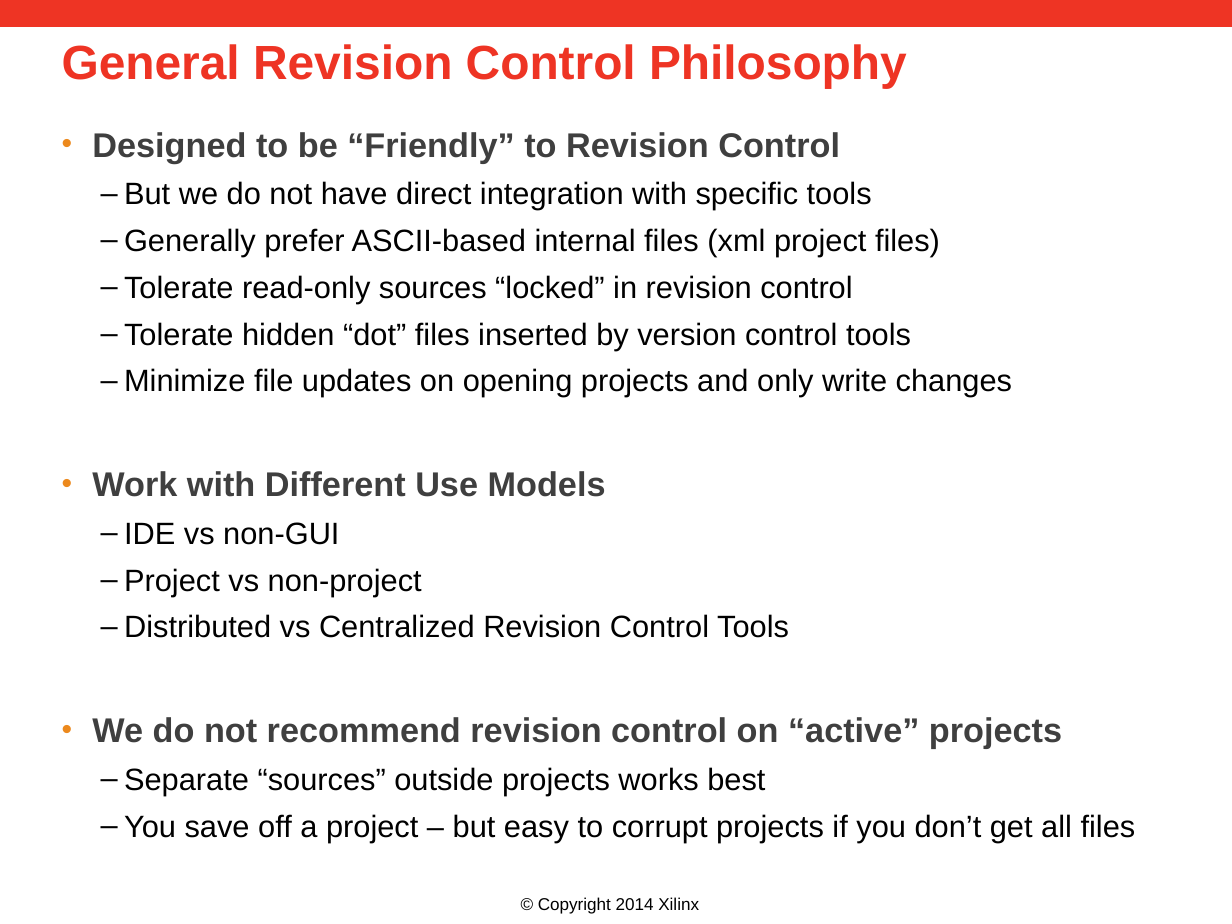
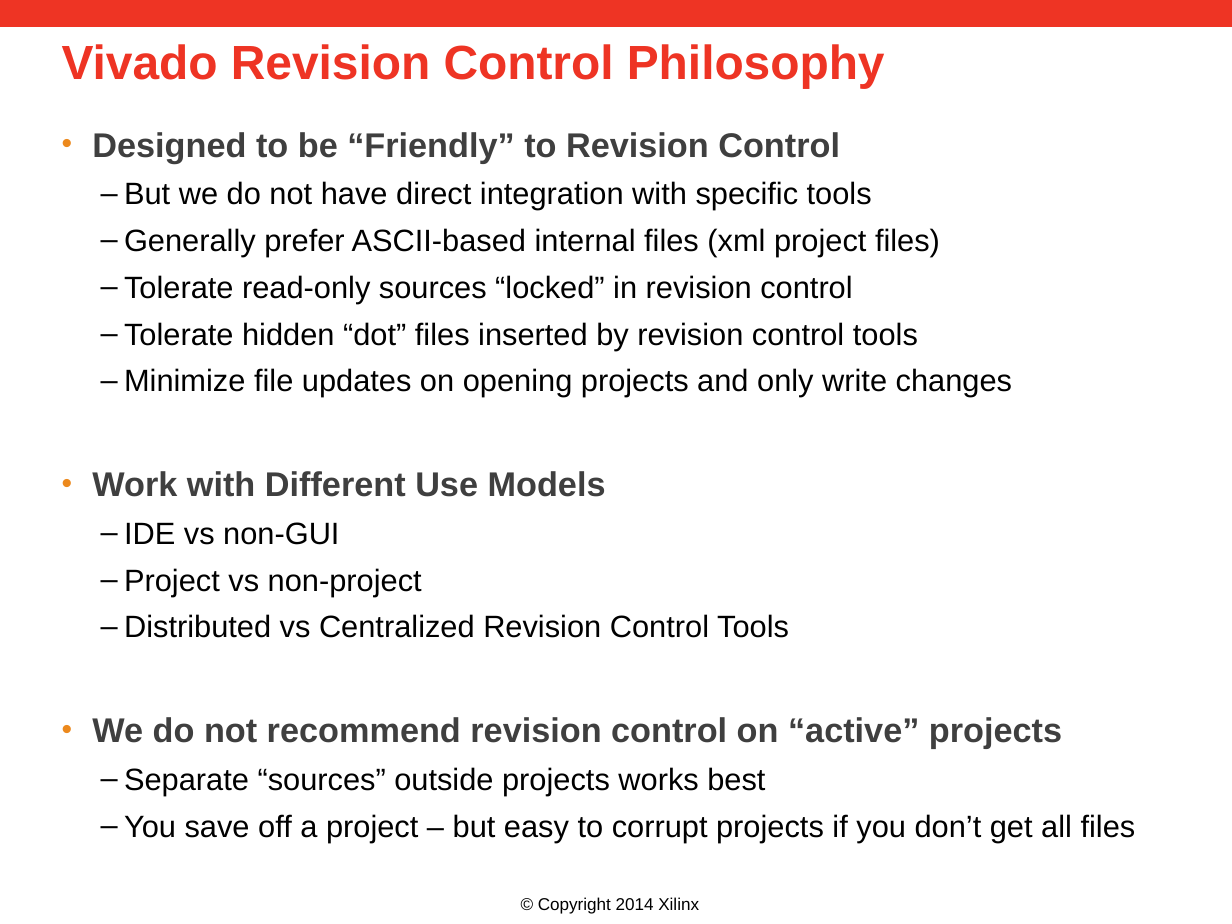
Before and after one commit to Xilinx/revCtrl, a slide deck: slide 4 of doc/versionControl.pptx. Drawn at 1232x924 pixels with LibreOffice and Linux fonts; fonts in the diff are those of the drawing; background and template pictures are left out. Boxes give left, top, right and bottom in pixels: in the first picture for what was removed or moved away, otherwise in the second. Text is boxed around its words. In the diff, an @@ line names an element or a change of style, - is before the commit and + after.

```diff
--- a/doc/versionControl.pptx
+++ b/doc/versionControl.pptx
@@ title at [62, 44, 885, 88]: text changed @@
-General Revision Control Philosophy
+Vivado Revision Control Philosophy
@@ text at [124, 322, 918, 350]: text changed @@
-  – Tolerate hidden “dot” files inserted by version control tools
+  – Tolerate hidden “dot” files inserted by revision control tools
```
Also in this commit, not shown: 11 other slides changed.
